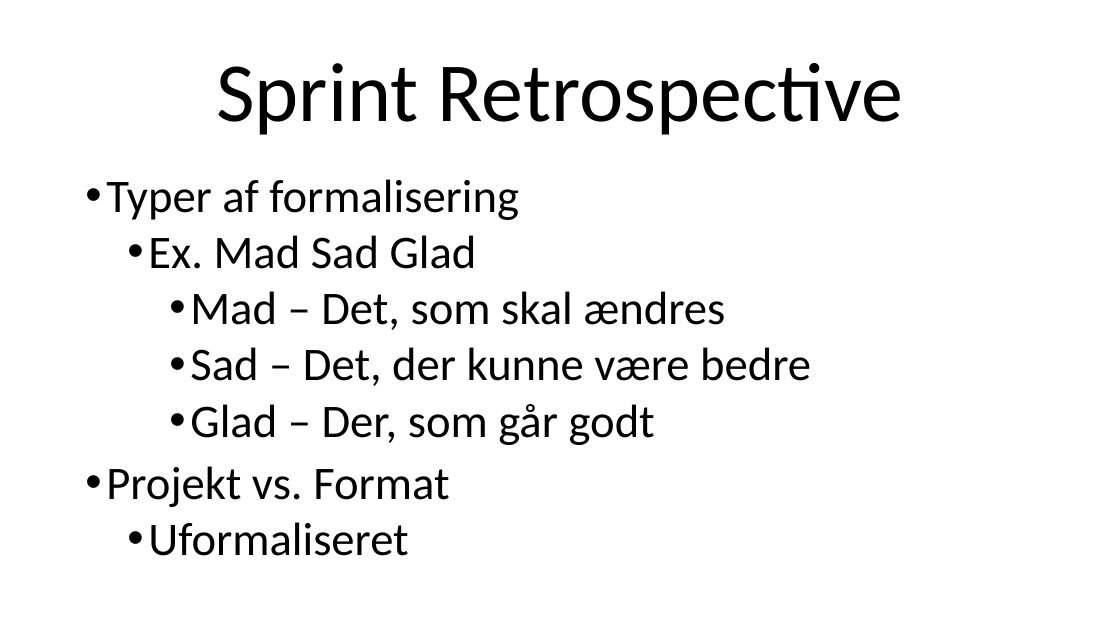
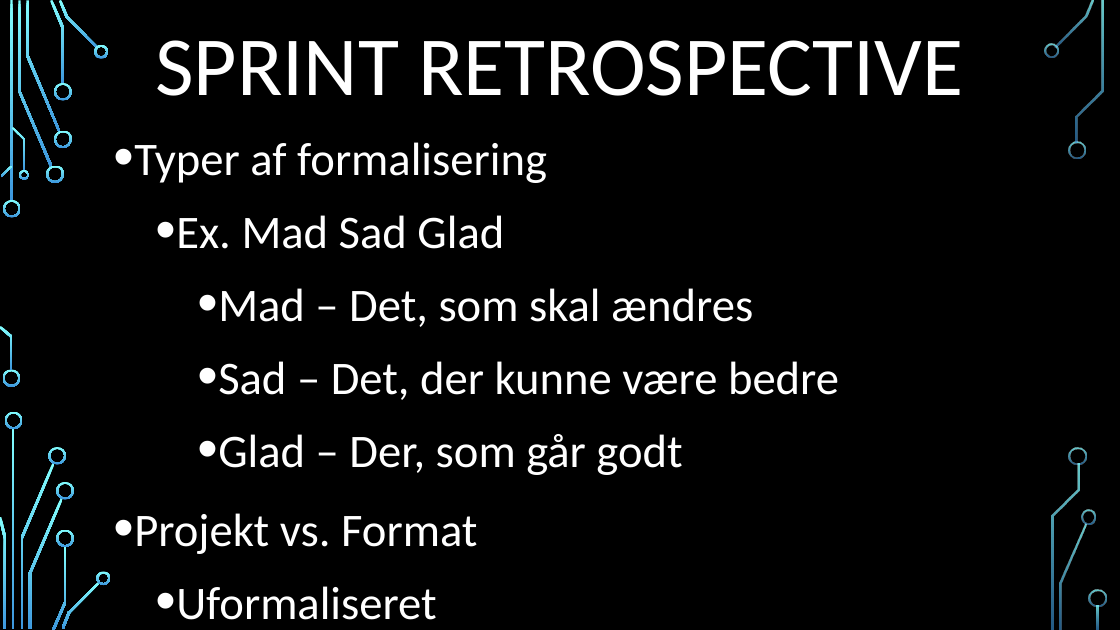
Before and after one commit to AndersSkovNielsen/LightManagement, a slide deck: slide 9 of Eksamen powerpoint.pptx. Drawn at 1120x630 pixels with LibreOffice and Linux fonts; fonts in the diff are those of the drawing; background and template pictures are left out. Boxes give left, top, right and bottom in pixels: in the first picture for what was removed or moved away, otherwise in the second. Text is boxed around its words. In the diff, an @@ line names an element or a change of style, - is before the commit and + after.

```diff
--- a/Eksamen powerpoint.pptx
+++ b/Eksamen powerpoint.pptx
@@ background #FFFFFF to picture (left out) @@
@@ title at box(155, 40, 963, 96): text changed; text colour #000000 to #FFFFFF @@
-Sprint Retrospective
+SPRINT RETROSPECTIVE
@@ text "Typer af formalisering": place and size @@
-text "Typer af formalisering" at box(106, 179, 811, 556)
+text "Typer af formalisering" at box(134, 142, 839, 620)
@@ text "Typer af formalisering" at box(134, 142, 839, 620): text colour #000000 to #FFFFFF; line spacing 0.9 to 1.2 @@
@@ group added at box(0, 0, 1107, 630): 33 freeform shapes, 3 rectangles @@
```
Also in this commit, not shown: 8 other slides changed.
